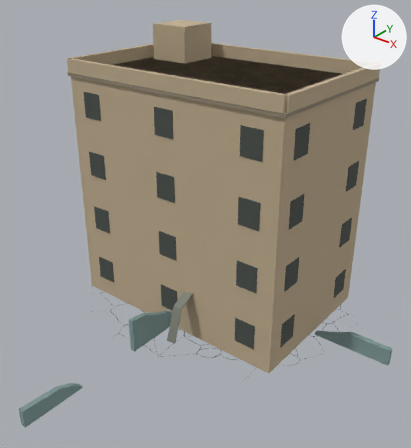
A saved change to the Blender file tools/map/crash.blend.
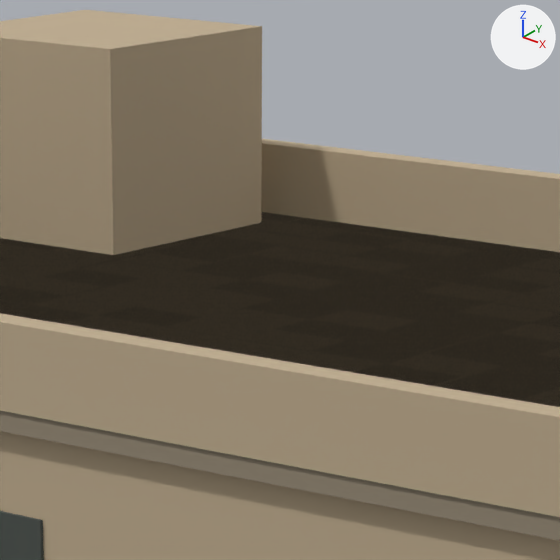
Each version is shown whole from a 50 mm camera at (16.5, -21.7, 17.4) aimed at (1.7, -3.2, 5.9), then close up on the part from 40% to 64% of the width and 4% to 26% of the height. The lights are fixed; the arrows at upper right show +X, +Y and +Z. The older version's two pictures come first.

Names of what the first close-up shows: 'city-tall'.
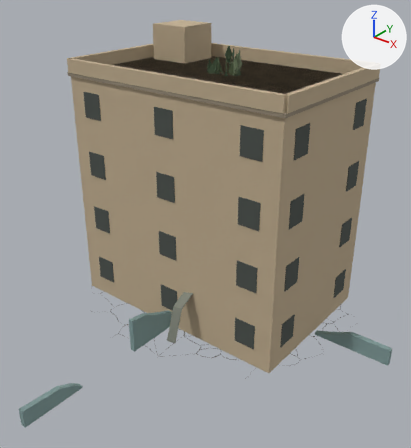
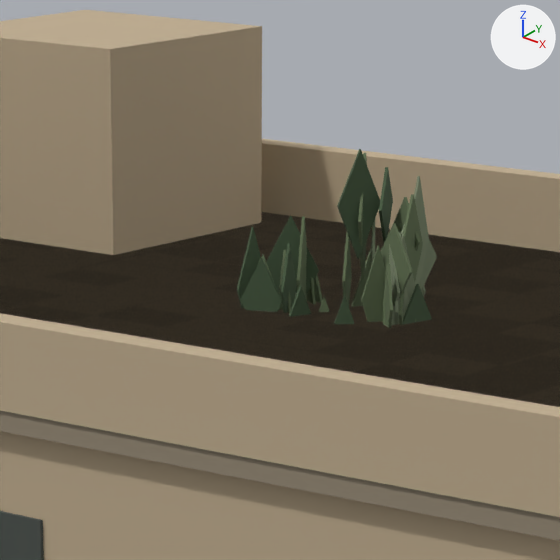
Location of each change, [x1, y1, x2, y2] in pixels of the close-ups (560 x 560 px):
'tree-crown', added
    after: [237, 149, 437, 328]
    faces in mat_tree_leafdark (dark green #4c6045): [237, 149, 432, 325]
    faces in mat_tree_leaf (dark green #6a7a59): [240, 153, 423, 328]
    faces in mat_tree_leaflight (greyish green #899679): [295, 176, 437, 325]

Edits to the bpy script that builds the scene:
```text
Add mat_tree_leafdark:
    mat_tree_leafdark = principled_material('tree.leafDark')
    mat_tree_leafdark.base_color = (0.0723, 0.117, 0.0595)  # dark green #4c6045
    mat_tree_leafdark.roughness = 0.95
Add mat_tree_wood:
    mat_tree_wood = principled_material('tree.wood')
    mat_tree_wood.base_color = (0.153, 0.133, 0.0865)  # brown #6d6653
    mat_tree_wood.roughness = 0.96
Add mat_tree_leaflight:
    mat_tree_leaflight = principled_material('tree.leafLight')
    mat_tree_leaflight.base_color = (0.25, 0.305, 0.191)  # greyish green #899679
    mat_tree_leaflight.roughness = 0.95
Add mat_tree_leaf:
    mat_tree_leaf = principled_material('tree.leaf')
    mat_tree_leaf.base_color = (0.144, 0.195, 0.0999)  # dark green #6a7a59
    mat_tree_leaf.roughness = 0.95
Add me_tree_crown:
    me_tree_crown.from_pydata(...)  # 5904 vertices, 4488 faces; spans x -1.92..1.84, y -1.38..1.32, z 4.39..13.34
    # faces by material slot: [168, 1440, 1440, 1440]
    me_tree_crown.materials.append(mat_tree_wood)  # brown #6d6653
    me_tree_crown.materials.append(mat_tree_leaf)  # dark green #6a7a59
    me_tree_crown.materials.append(mat_tree_leafdark)  # dark green #4c6045
    me_tree_crown.materials.append(mat_tree_leaflight)  # greyish green #899679
Add ob_tree_crown:
    ob_tree_crown = bpy.data.objects.new('tree-crown', me_tree_crown)
    ob_tree_crown.location = (0.0, 0.0, 0.0)
```
